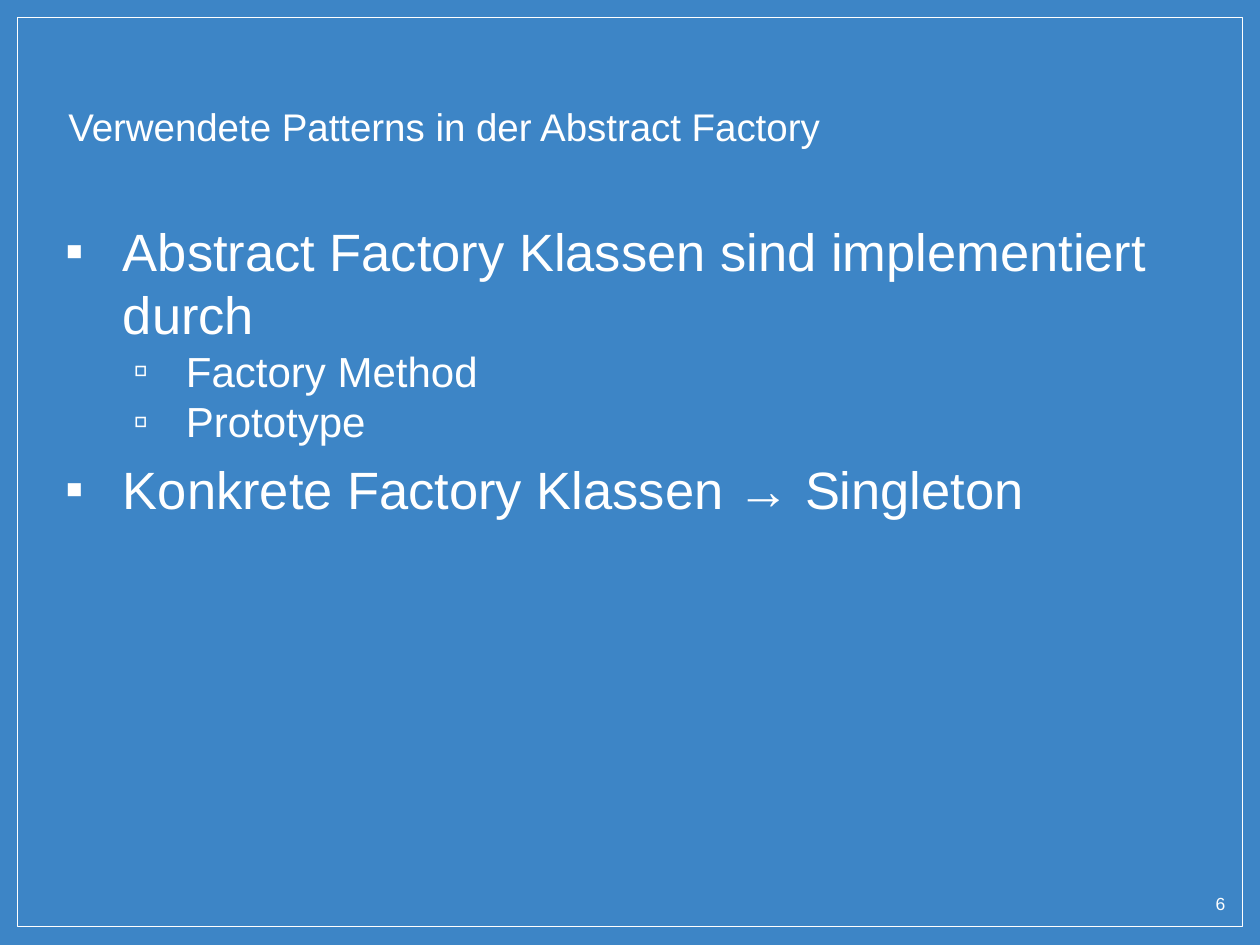
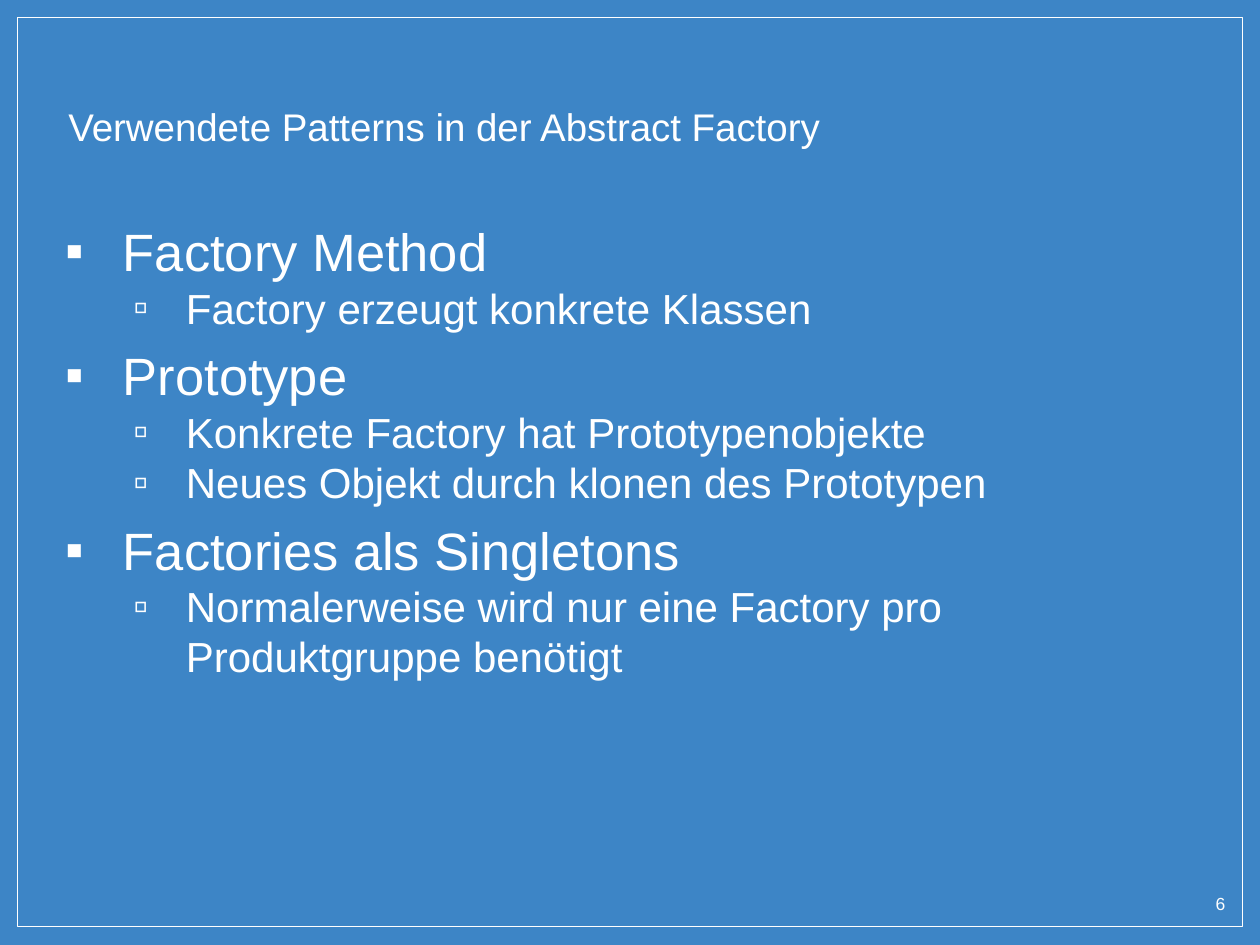
Before and after one commit to SimonPrimetzhofer/AbstractFactory-Pattern, a slide deck: slide 6 of Presentation/Abstract_Factory.pptx. Drawn at 1260x945 pixels with LibreOffice and Linux fonts; fonts in the diff are those of the drawing; background and template pictures are left out. Boxes give left, top, right and bottom in pixels: in the first picture for what was removed or moved away, otherwise in the second. Text is boxed around its words. In the diff, an @@ line names an element or a change of style, - is before the commit and + after.

Commit message:
AbstractFactory changed

```diff
--- a/Presentation/Abstract_Factory.pptx
+++ b/Presentation/Abstract_Factory.pptx
@@ text at [123,233,1146,335]: paragraph removed @@
-▪ Abstract Factory Klassen sind implementiert durch
@@ text at [123,233,487,406]: size 24 to 30 pt in "Factory Method", "Prototype"; bullet ▫ to ▪; list level 2 to 1 in "Factory Method"; list level 2 to 1 in "Prototype" @@
@@ text at [186,293,811,332]: paragraph added @@
+  ▫ Factory erzeugt konkrete Klassen
@@ text at [123,417,986,681]: text changed; size 30 to 24 pt @@
-▪ Konkrete Factory Klassen → Singleton
+  ▫ Konkrete Factory hat Prototypenobjekte
+  ▫ Neues Objekt durch klonen des Prototypen
+▪ Factories als Singletons
+  ▫ Normalerweise wird nur eine Factory pro Produktgruppe benötigt
```
Also in this commit, not shown: 15 other files.
